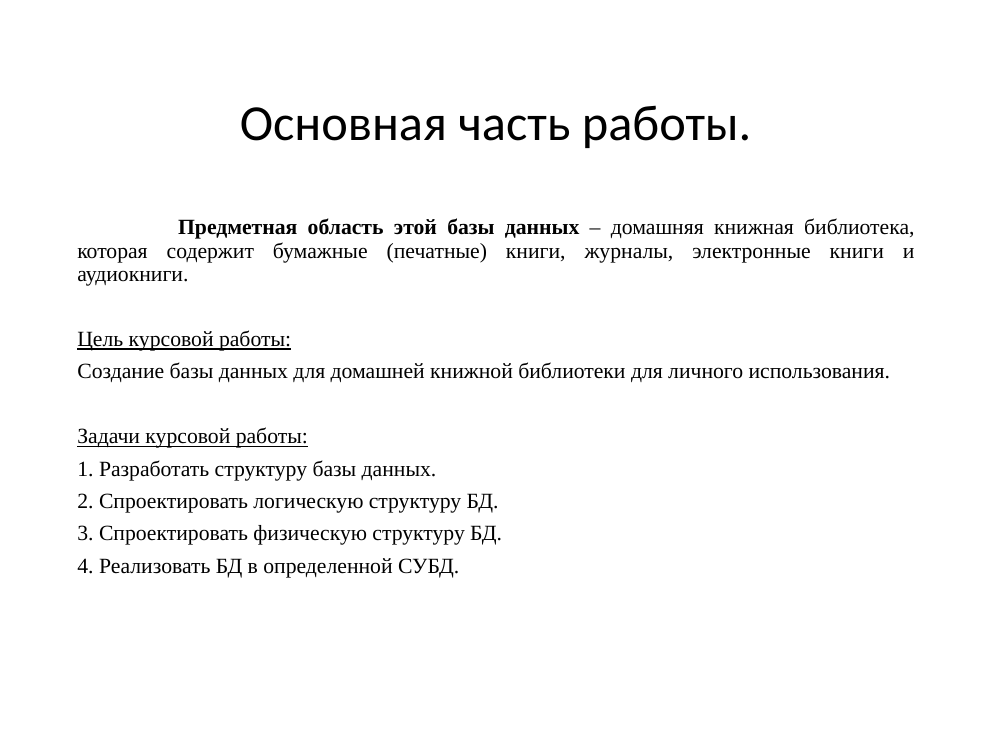
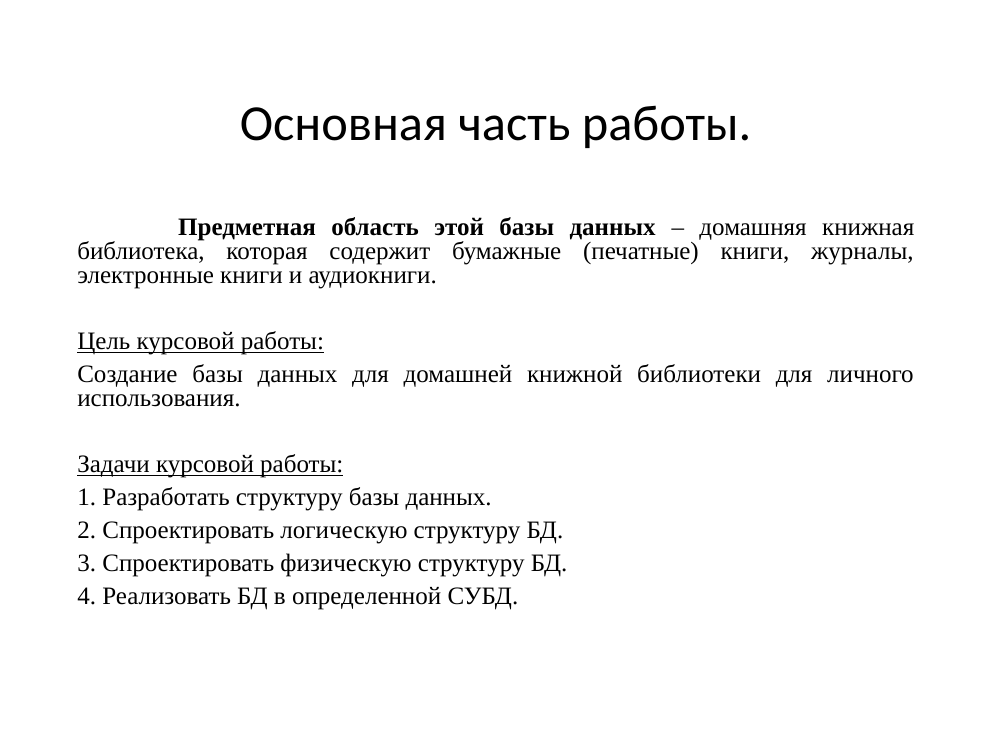
Before and after one commit to VividPhoenixGame/Kursovaya_Pungin, a slide deck: slide 2 of БД для домашней библиотеки1.pptx. Drawn at 1008x756 pixels with LibreOffice and Linux fonts; fonts in the diff are those of the drawing. Boxes give left, top, right and bottom in pixels: in the first picture for what was removed or moved away, otherwise in the second. Text is boxed around its words. In the diff, an @@ line names an element or a change of style, - is before the commit and + after.

```diff
--- a/БД для домашней библиотеки1.pptx
+++ b/БД для домашней библиотеки1.pptx
@@ text "Предметная область этой базы данных ..." at [77,217,914,610]: size 15.5 to 17.9 pt; line spacing 0.9 to 0.8 @@
```
Also in this commit, not shown: 7 other slides changed, 2 other files.
